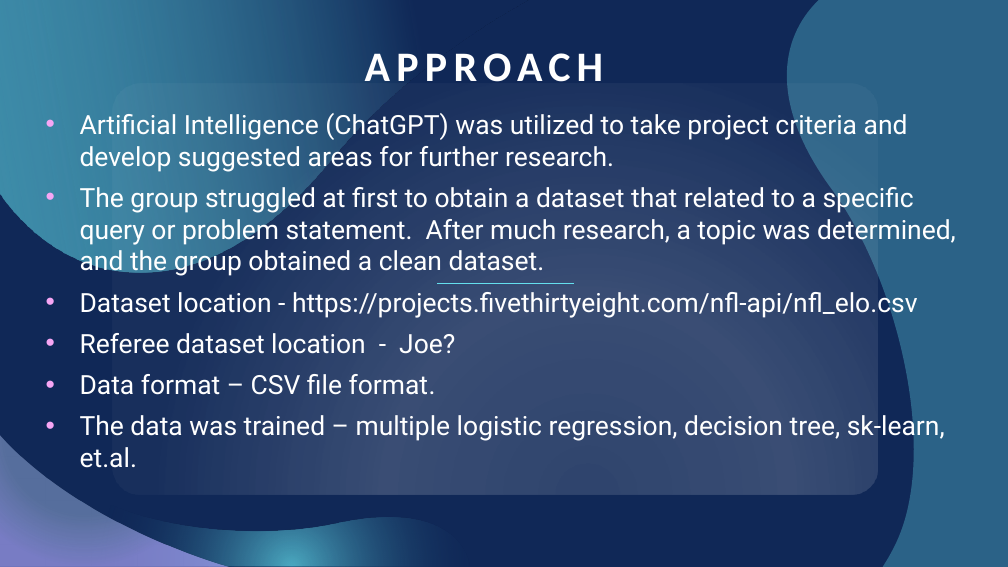
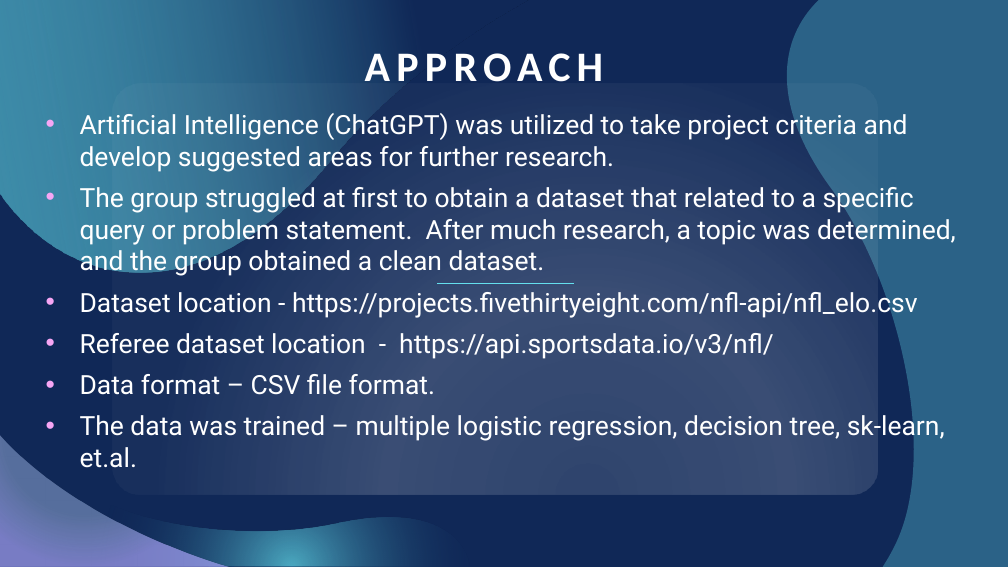
Before and after one commit to itsakcode/healthcare_project, a slide deck: slide 5 of Project_2_Presentation.pptx. Drawn at 1008x567 pixels with LibreOffice and Linux fonts; fonts in the diff are those of the drawing. Boxes give left, top, right and bottom in pixels: in the first picture for what was removed or moved away, otherwise in the second. Text is boxed around its words. In the diff, an @@ line names an element or a change of style, - is before the commit and + after.

Commit message:
Referee Analysis

```diff
--- a/Project_2_Presentation.pptx
+++ b/Project_2_Presentation.pptx
@@ text at [80, 333, 774, 359]: text changed @@
-• Referee dataset location - Joe?
+• Referee dataset location - https://api.sportsdata.io/v3/nfl/
```
Also in this commit, not shown: 3 other slides changed, 3 slides added, 5 slides removed, 1 other file.
